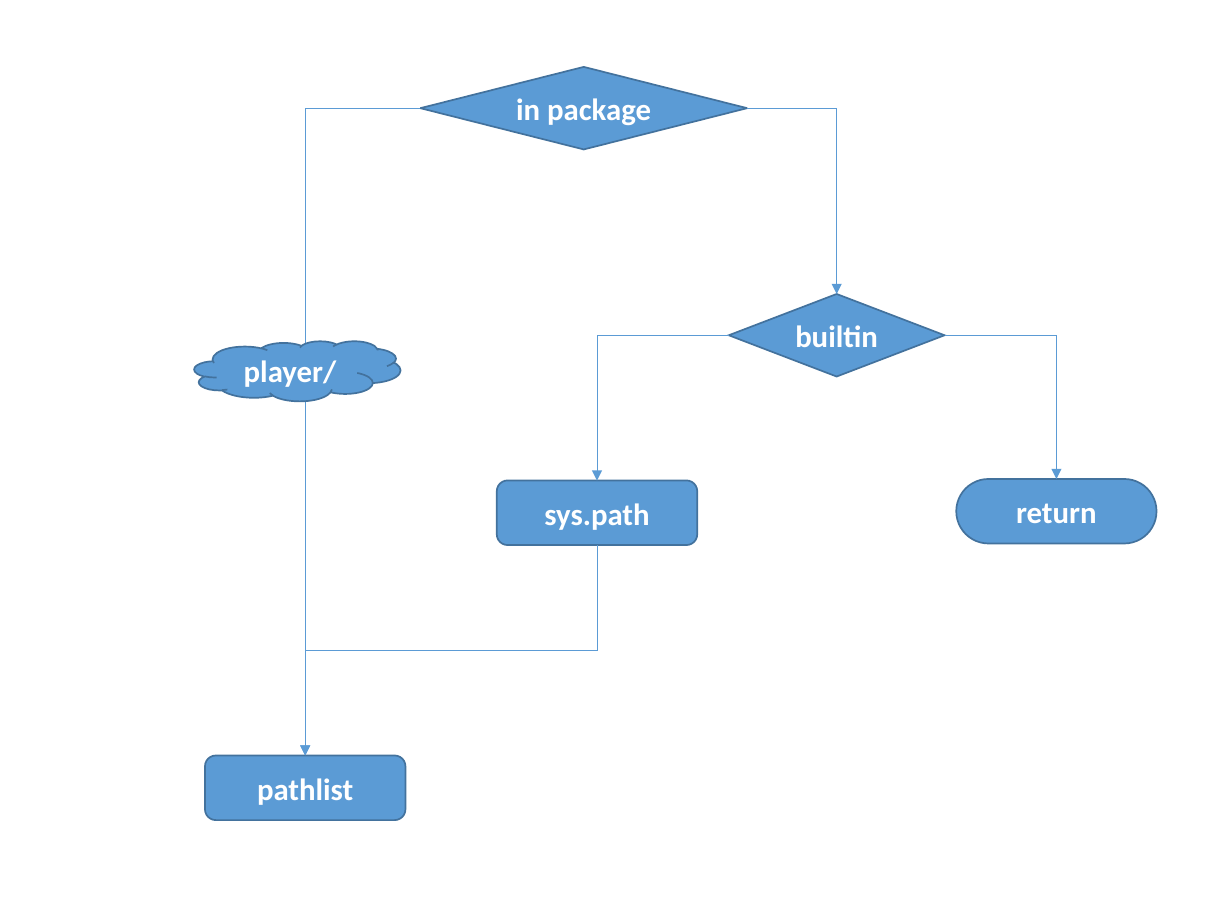
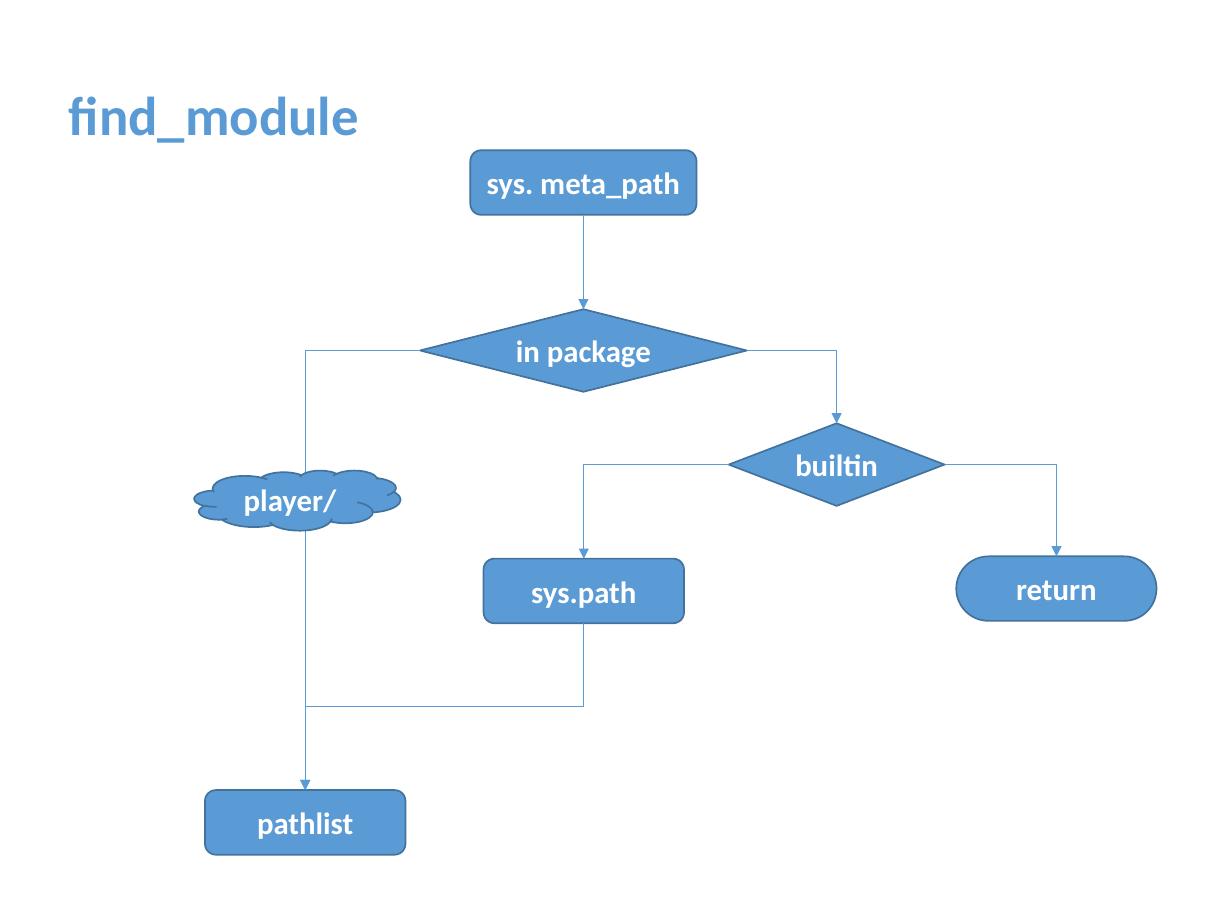
Before and after one commit to menfeng/studynote, a slide deck: slide 9 of python/source code/import/import.pptx (slide 11 before the commit). Drawn at 1232x924 pixels with LibreOffice and Linux fonts; fonts in the diff are those of the drawing. Boxes give left, top, right and bottom in pixels: in the first picture for what was removed or moved away, otherwise in the second. Text is boxed around its words. In the diff, an @@ line names an element or a change of style, - is before the commit and + after.

```diff
--- a/python/source code/import/import.pptx
+++ b/python/source code/import/import.pptx
@@ text added at bbox=[69, 96, 359, 143], 32 pt, text #5B9BD5, bold @@
+find_module
@@ rounded rectangle added at bbox=[471, 150, 697, 214], fill #5B9BD5, outline #43739E 1 pt, 18 pt, text #FFFFFF, bold @@
+sys. meta_path
@@ elbow arrow added from (584, 214) to (584, 309), #5B9BD5 0.5 pt @@
@@ diamond "in package": place and size @@
-diamond "in package" at bbox=[420, 67, 747, 149]
+diamond "in package" at bbox=[420, 309, 747, 392]
@@ elbow arrow moved from (420, 108) - (306, 755) to (420, 351) - (306, 790) @@
@@ elbow arrow moved from (747, 108) - (837, 294) to (747, 351) - (837, 424) @@
@@ diamond "builtin": place and size @@
-diamond "builtin" at bbox=[729, 294, 945, 377]
+diamond "builtin" at bbox=[729, 424, 945, 506]
@@ cloud "player/": place and size @@
-cloud "player/" at bbox=[195, 341, 400, 402]
+cloud "player/" at bbox=[195, 471, 400, 531]
@@ elbow arrow moved from (729, 335) - (598, 480) to (729, 464) - (584, 558) @@
@@ elbow arrow moved from (945, 335) - (1057, 479) to (945, 464) - (1057, 557) @@
@@ rounded rectangle "sys.path": place and size @@
-rounded rectangle "sys.path" at bbox=[496, 480, 697, 545]
+rounded rectangle "sys.path" at bbox=[483, 558, 684, 622]
@@ pill shape "return": place and size @@
-pill shape "return" at bbox=[956, 479, 1157, 543]
+pill shape "return" at bbox=[956, 557, 1157, 621]
@@ elbow arrow moved from (598, 545) - (306, 755) to (584, 623) - (306, 790) @@
@@ rounded rectangle "pathlist": place and size @@
-rounded rectangle "pathlist" at bbox=[205, 755, 405, 819]
+rounded rectangle "pathlist" at bbox=[205, 790, 405, 854]
```
Also in this commit, not shown: 12 other slides changed, 2 slides added, 2 slides removed.
